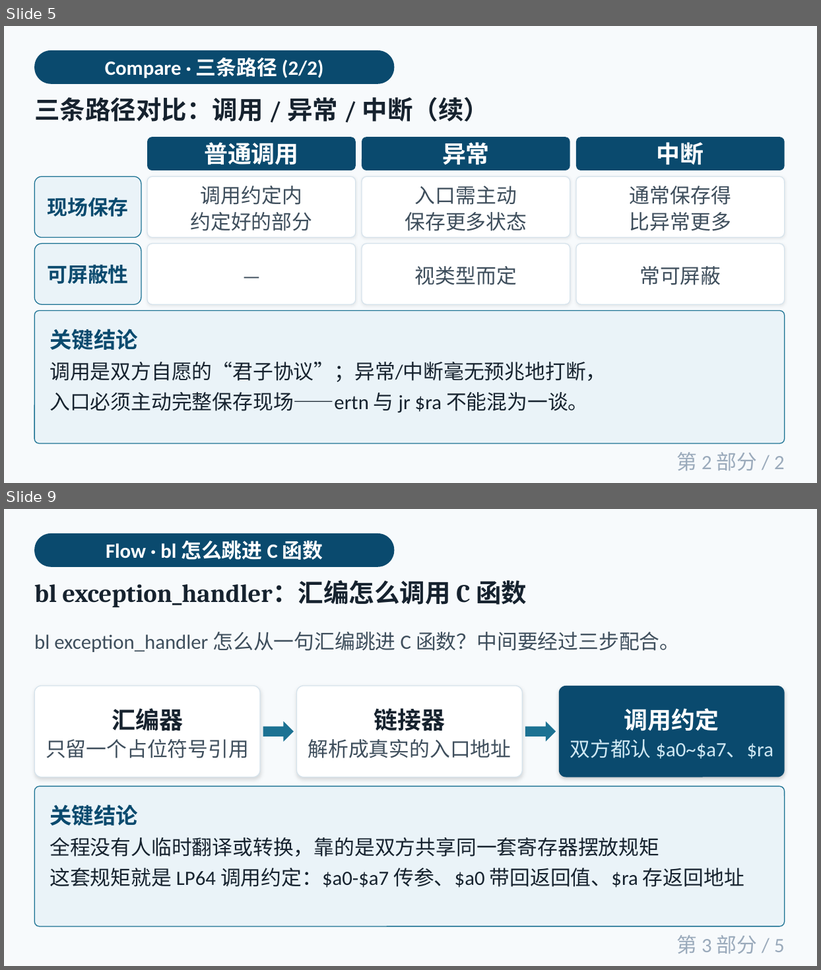
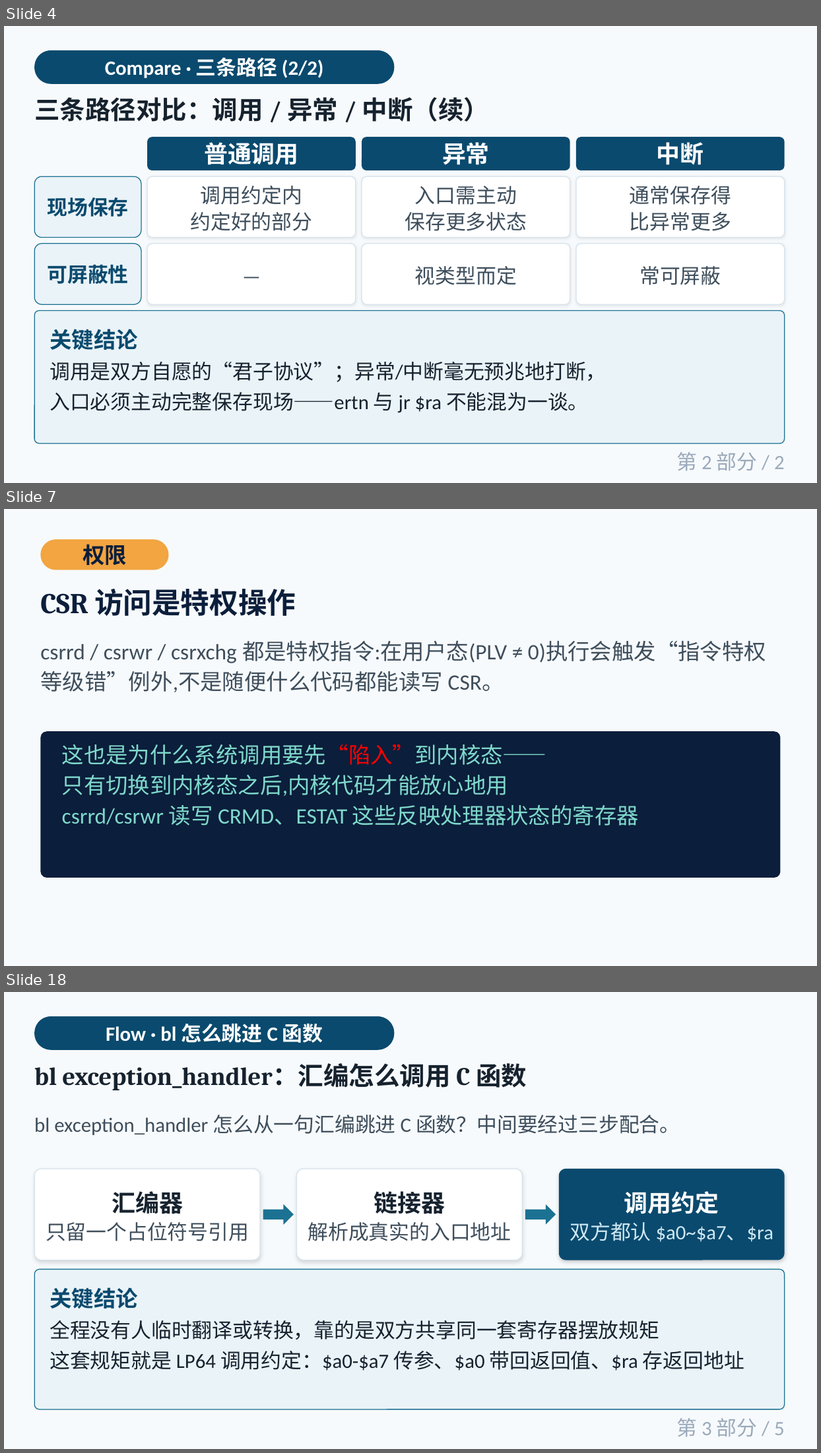
Before and after one commit to cxi218447-byte/miniOS, a slide deck: docs/09/week09_异常与中断_第1-2部分.pptx. Shown one above the other, each under a label of ours: slides 5 and 9 before the commit, slides 4, 7 and 18 after it; the slides between them are not shown. The pictures are 821x970 and 821x1453 pixels, drawn with LibreOffice and Linux fonts; fonts in the diff are those of the drawing. Boxes give left, top, right and bottom in pixels: in the first picture for what was removed or moved away, otherwise in the second. Text is boxed around its words. In the diff, an @@ line names an element or a change of style, - is before the commit and + after.

```diff
--- a/docs/09/week09_异常与中断_第1-2部分.pptx
+++ b/docs/09/week09_异常与中断_第1-2部分.pptx
@@ slide 7 added at <box>4,509,817,966</box>, background #F7FAFC @@
@@ rounded rectangle added at <box>40,539,169,570</box>, fill #F2A541 @@
@@ text added at <box>83,544,127,565</box>, 26 pt, text #0B1E3B, bold @@
+权限
@@ text added at <box>40,589,296,616</box>, 34 pt, text #0B1E3B, bold @@
+CSR 访问是特权操作
@@ text added at <box>40,641,766,692</box>, 26 pt, text #3E4E5C @@
+csrrd / csrwr / csrxchg 都是特权指令:在用户态(PLV ≠ 0)执行会触发“指令特权等级错”例外,不是随便什么代码都能读写 CSR。
@@ rounded rectangle added at <box>40,731,781,878</box>, fill #0B1E3B @@
@@ text added at <box>62,745,639,826</box>, 26 pt, text #7FD9CB @@
+这也是为什么系统调用要先“陷入”到内核态——
+只有切换到内核态之后,内核代码才能放心地用
+csrrd/csrwr 读写 CRMD、ESTAT 这些反映处理器状态的寄存器
@@ what was slide 5 is now slide 4 @@
@@ what was slide 9 is now slide 18 @@
```
Also in this commit, not shown: 4 slides changed, 40 other slides added, 8 slides removed, 6 other files.
